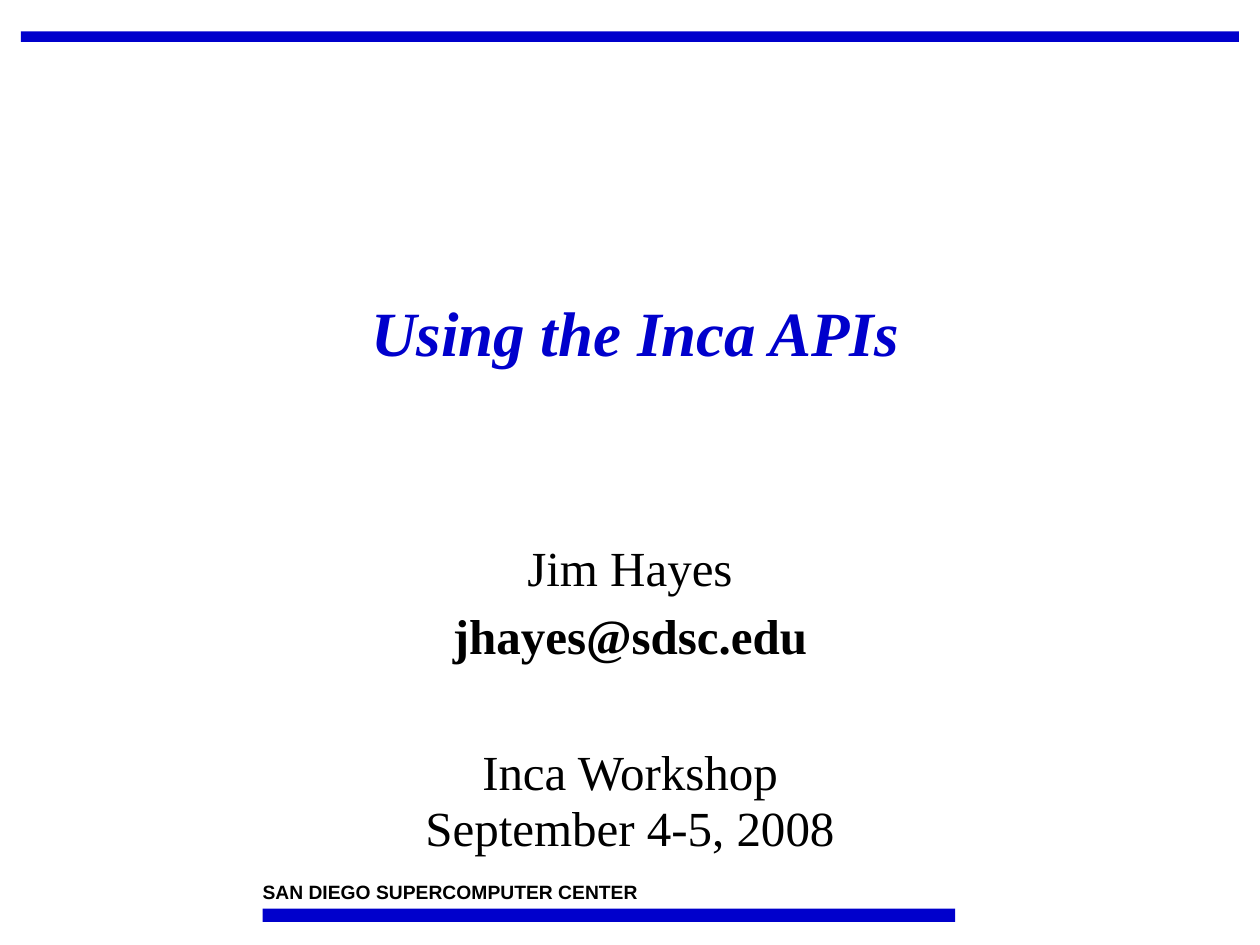
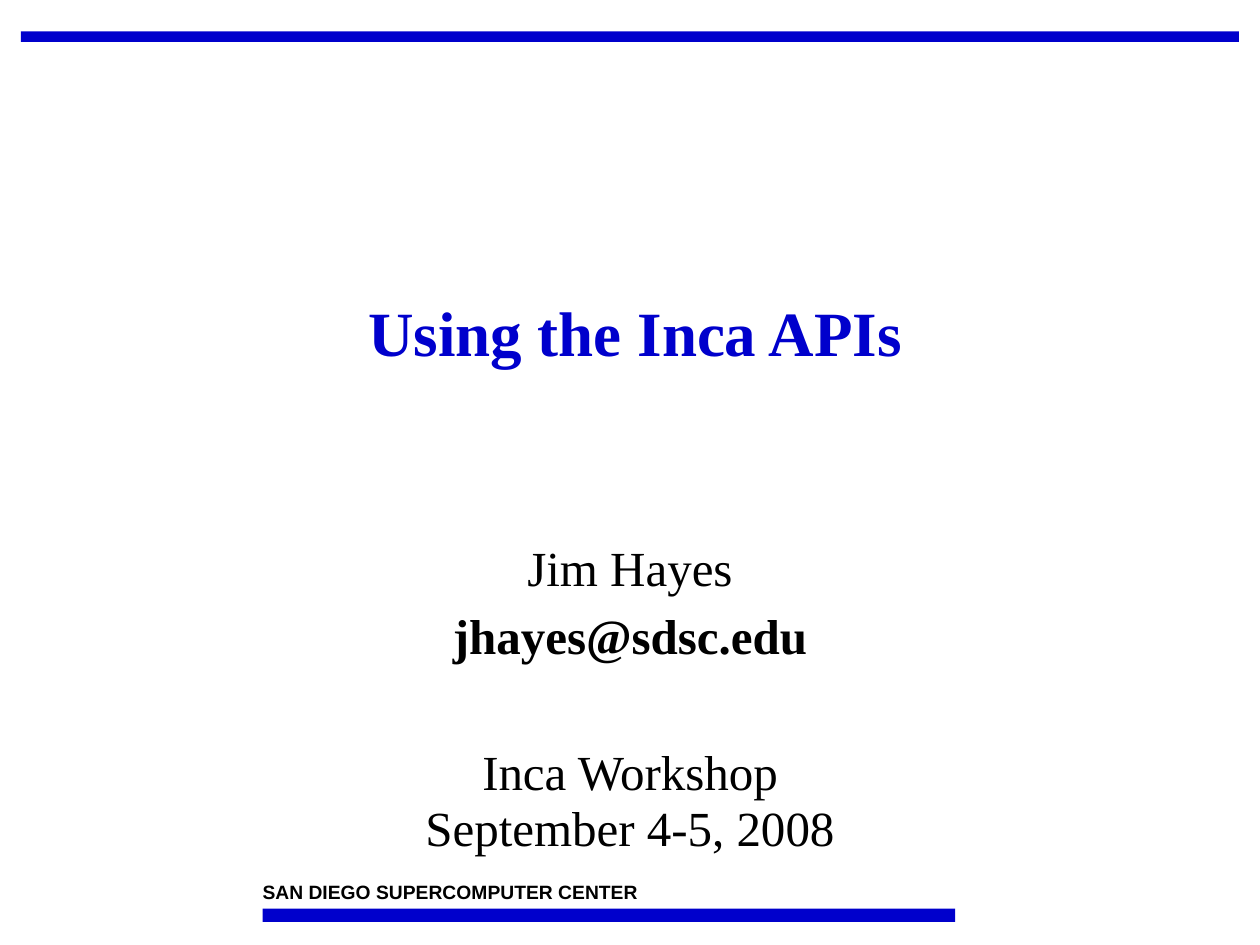
Before and after one commit to IncaProject/inca-xsede, a slide deck: slide 1 of talks/2008workshop/apis.ppt. Drawn at 1260x945 pixels with LibreOffice and Linux fonts; fonts in the diff are those of the drawing; background and template pictures are left out. Boxes give left, top, right and bottom in pixels: in the first picture for what was removed or moved away, otherwise in the second. Text is boxed around its words. In the diff, an @@ line names an element or a change of style, - is before the commit and + after.

```diff
--- a/talks/2008workshop/apis.ppt
+++ b/talks/2008workshop/apis.ppt
@@ title "Using the Inca APIs" at [368,312,902,368]: italic off @@
```
Also in this commit, not shown: 1 slide added, 1 slide removed, 1 other file.
